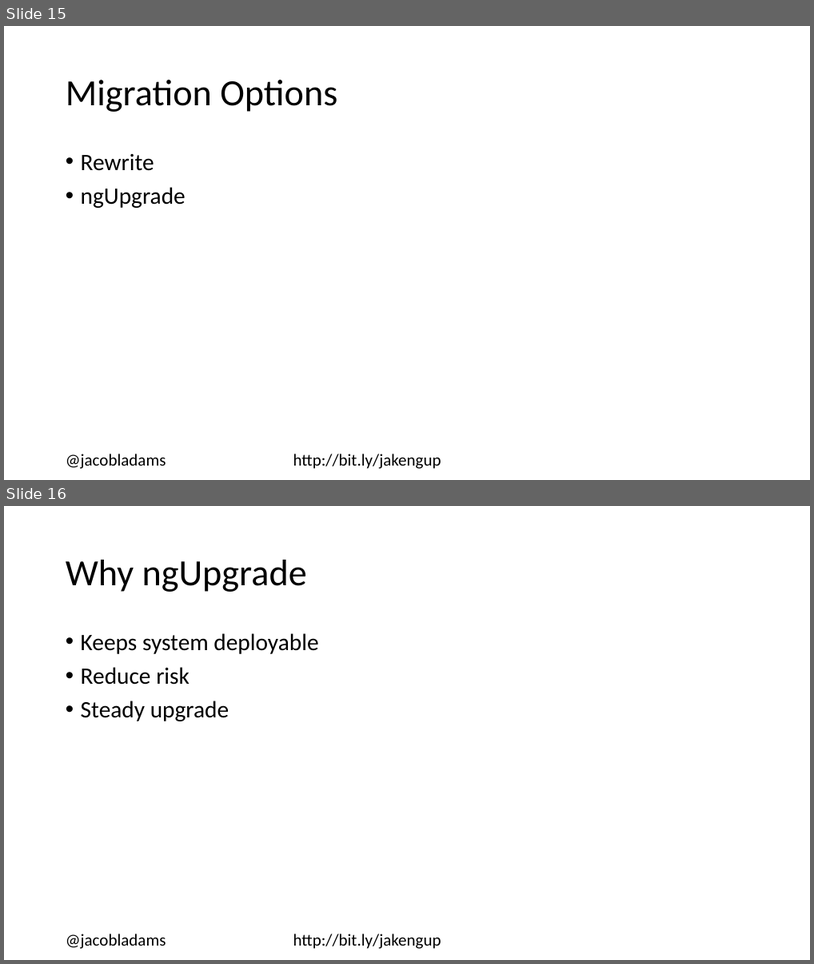
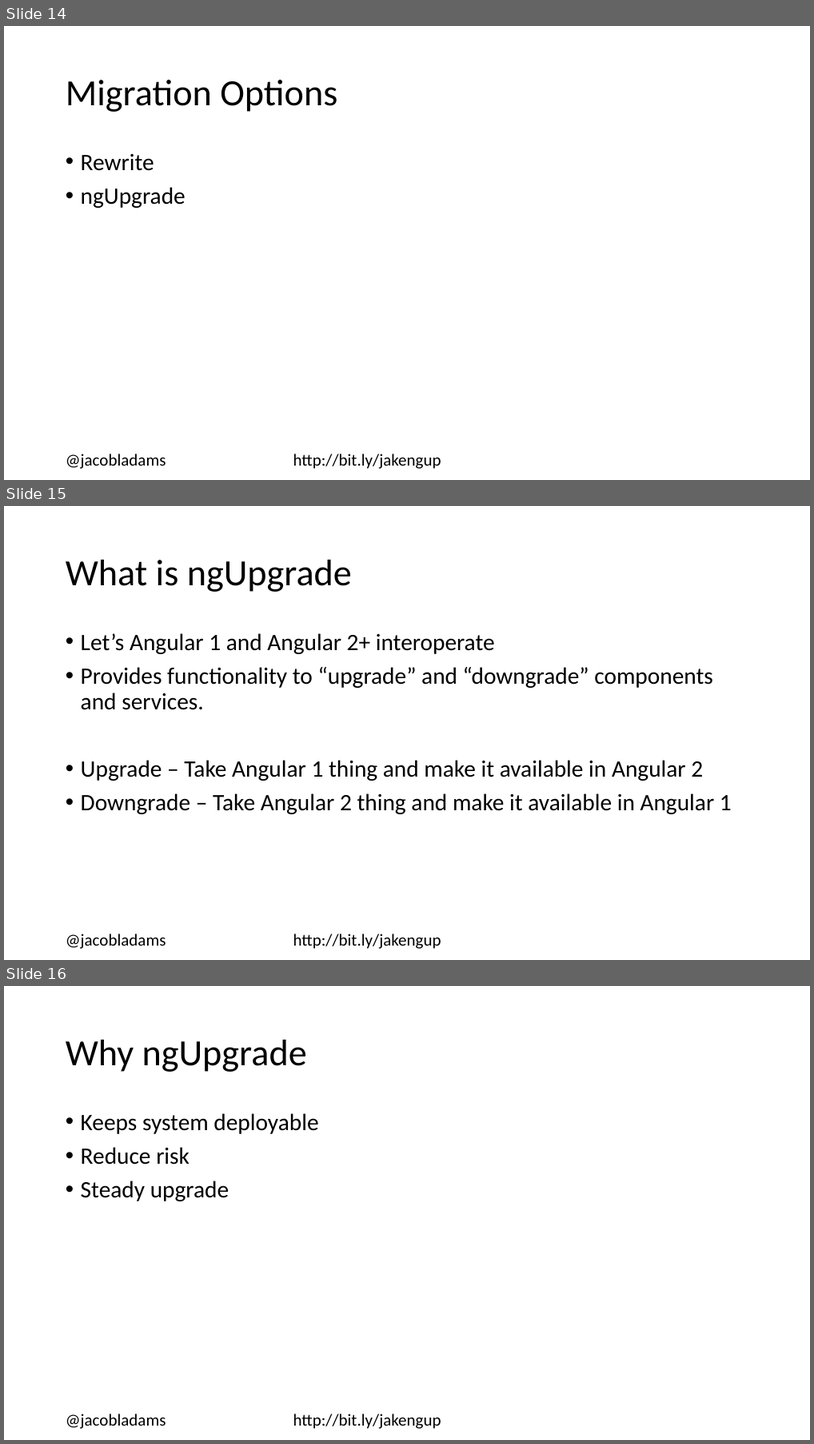
Before and after one commit to jacobladams/upgrading-from-angularjs-1-to-angular-2-plus-presentation, a slide deck: Upgrading from AngularJS 1 to Angular 2+.pptx. Shown one above the other, each under a label of ours: slides 15 and 16 before the commit, slides 14, 15 and 16 after it. The pictures are 814x964 and 814x1444 pixels, drawn with LibreOffice and Linux fonts; fonts in the diff are those of the drawing. Boxes give left, top, right and bottom in pixels: in the first picture for what was removed or moved away, otherwise in the second. Text is boxed around its words. In the diff, an @@ line names an element or a change of style, - is before the commit and + after.

```diff
--- a/Upgrading from AngularJS 1 to Angular 2+.pptx
+++ b/Upgrading from AngularJS 1 to Angular 2+.pptx
@@ slide 15 added at (x1=4, y1=506, x2=810, y2=960), background #FFFFFF @@
@@ title added at (x1=66, y1=560, x2=352, y2=592), 44 pt, text #000000 @@
+What is ngUpgrade
@@ text added at (x1=81, y1=633, x2=732, y2=814), 28 pt, text #000000 @@
+• Let’s Angular 1 and Angular 2+ interoperate
+• Provides functionality to “upgrade” and “downgrade” components and services.
+• Upgrade – Take Angular 1 thing and make it available in Angular 2
+• Downgrade – Take Angular 2 thing and make it available in Angular 1
@@ text added at (x1=66, y1=933, x2=442, y2=948), 20 pt, text #000000 @@
+@jacobladams http://bit.ly/jakengup
@@ what was slide 15 is now slide 14 @@
```
Also in this commit, not shown: 15 slides changed, 1 other slide added.
